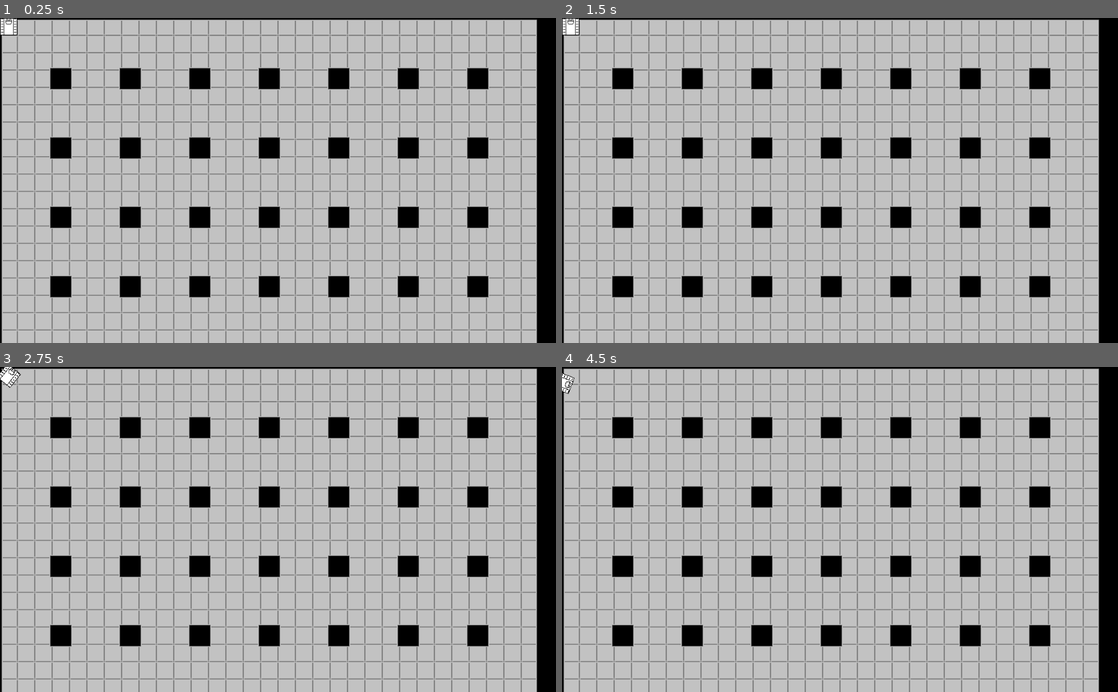
Above: before the commit, frames 1-4 (two rows, left to right).
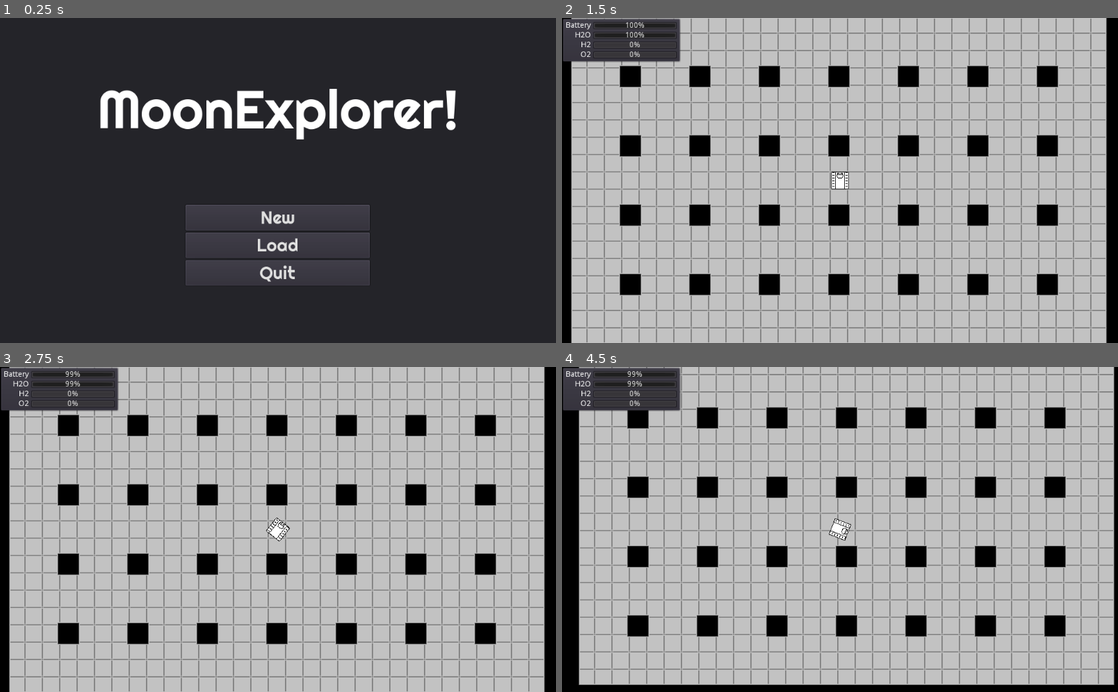
Above: after the commit, the same moments.

Repository: agrutter87/MoonExplorer
Game: Godot game, scene res://Scenes/MainMenu.tscn
Same seed, same stepped clock (60 frames per second), same inputs: the game is played once before the commit and once after it. Before the commit the project starts from res://Scenes/MoonExplorerGame.tscn.
Inputs (mouse positions are in pixels of both pictures, inside the frame that each line leads up to):
- Up to frame 1 (0.25 s): no input
- Up to frame 2 (1.5 s): click (840, 245) at 0.5 s, where only the run after the commit has a clickable "Load"; click (840, 216) at 1.25 s, where only the run after the commit has a clickable "New"
- Up to frame 3 (2.75 s): tap Enter at 2 s; hold Right from 2.03 s (still down)
- Up to frame 4 (4.5 s): release Right at 2.78 s; hold Down 2.78-3.53 s; hold Right 3.53-4.28 s; hold Up from 4.28 s (still down)

The runs differ from the first frame. In frame 1, 100% of the frame differs, in the area x 0-100%, y 0-100%; in frame 2, 32%; in frame 3, 32%; in frame 4, 41%.

Commit message:
Added GUI and new mechanics
• Added Main Menu
• Added Resources UI
• Added basic mechanics for resource management

Diff:
--- /dev/null
+++ b/Scenes/MainMenu.tscn
@@ -0,0 +1,96 @@
+[gd_scene load_steps=5 format=2]
+
+[ext_resource path="res://Scripts/MainMenu.gd" type="Script" id=1]
+[ext_resource path="res://Fonts/Righteous-Regular.ttf" type="DynamicFontData" id=2]
+
+[sub_resource type="DynamicFont" id=1]
+size = 100
+font_data = ExtResource( 2 )
+
+[sub_resource type="DynamicFont" id=2]
+size = 32
+font_data = ExtResource( 2 )
+
+[node name="MainMenu" type="Panel"]
+anchor_right = 1.0
+anchor_bottom = 1.0
+script = ExtResource( 1 )
+
+[node name="VBoxContainer" type="VBoxContainer" parent="."]
+anchor_right = 1.0
+anchor_bottom = 1.0
+custom_constants/separation = 10
+alignment = 1
+
+[node name="TopSpacerControl" type="Control" parent="VBoxContainer"]
+margin_right = 1024.0
+margin_bottom = 95.0
+size_flags_vertical = 3
+
+[node name="TitleLabel" type="Label" parent="VBoxContainer"]
+margin_top = 105.0
+margin_right = 1024.0
+margin_bottom = 230.0
+size_flags_vertical = 6
+custom_fonts/font = SubResource( 1 )
+text = "MoonExplorer!"
+align = 1
+
+[node name="MidSpacerControl" type="Control" parent="VBoxContainer"]
+margin_top = 240.0
+margin_right = 1024.0
+margin_bottom = 335.0
+size_flags_vertical = 3
+
+[node name="HBoxContainer" type="HBoxContainer" parent="VBoxContainer"]
+margin_top = 345.0
+margin_right = 1024.0
+margin_bottom = 494.0
+alignment = 1
+
+[node name="LeftSpacerControl" type="Control" parent="VBoxContainer/HBoxContainer"]
+margin_right = 338.0
+margin_bottom = 149.0
+size_flags_horizontal = 3
+
+[node name="VBoxContainer" type="VBoxContainer" parent="VBoxContainer/HBoxContainer"]
+margin_left = 342.0
+margin_right = 680.0
+margin_bottom = 149.0
+size_flags_horizontal = 3
+
+[node name="NewButton" type="Button" parent="VBoxContainer/HBoxContainer/VBoxContainer"]
+margin_right = 338.0
+margin_bottom = 47.0
+custom_fonts/font = SubResource( 2 )
+text = "New"
+
+[node name="LoadButton" type="Button" parent="VBoxContainer/HBoxContainer/VBoxContainer"]
+margin_top = 51.0
+margin_right = 338.0
+margin_bottom = 98.0
+custom_fonts/font = SubResource( 2 )
+text = "Load"
+
+[node name="QuitButton" type="Button" parent="VBoxContainer/HBoxContainer/VBoxContainer"]
+margin_top = 102.0
+margin_right = 338.0
+margin_bottom = 149.0
+custom_fonts/font = SubResource( 2 )
+text = "Quit"
+
+[node name="RightSpacerControl" type="Control" parent="VBoxContainer/HBoxContainer"]
+margin_left = 684.0
+margin_right = 1024.0
+margin_bottom = 149.0
+size_flags_horizontal = 3
+
+[node name="SpacerLabel2" type="Label" parent="VBoxContainer"]
+margin_top = 504.0
+margin_right = 1024.0
+margin_bottom = 600.0
+size_flags_vertical = 3
+align = 1
+[connection signal="pressed" from="VBoxContainer/HBoxContainer/VBoxContainer/NewButton" to="." method="_on_NewButton_pressed"]
+[connection signal="pressed" from="VBoxContainer/HBoxContainer/VBoxContainer/LoadButton" to="." method="_on_LoadButton_pressed"]
+[connection signal="pressed" from="VBoxContainer/HBoxContainer/VBoxContainer/QuitButton" to="." method="_on_QuitButton_pressed"]
--- a/Scenes/MoonExplorerGame.tscn
+++ b/Scenes/MoonExplorerGame.tscn
@@ -1,16 +1,32 @@
-[gd_scene load_steps=3 format=2]
+[gd_scene load_steps=6 format=2]
 
-[ext_resource path="res://Resources/Tilesets/moon_tileset.tres" type="TileSet" id=1]
-[ext_resource path="res://Scenes/Rover.tscn" type="PackedScene" id=2]
+[ext_resource path="res://Scripts/MoonExplorerGame.gd" type="Script" id=1]
+[ext_resource path="res://Resources/Tilesets/moon_tileset.tres" type="TileSet" id=2]
+[ext_resource path="res://Scenes/Rover.tscn" type="PackedScene" id=3]
+[ext_resource path="res://Scenes/ResourcesUI.tscn" type="PackedScene" id=4]
+[ext_resource path="res://Scenes/ResourcesUI.gd" type="Script" id=5]
 
 [node name="MoonExplorerGame" type="Node"]
+script = ExtResource( 1 )
 
 [node name="Tilemap" type="TileMap" parent="."]
-tile_set = ExtResource( 1 )
+tile_set = ExtResource( 2 )
 cell_size = Vector2( 32, 32 )
 format = 1
 tile_data = PoolIntArray( -1, 1, 0, -65536, 1, 0, -65535, 1, 0, -65534, 1, 0, -65533, 1, 0, -65532, 1, 0, -65531, 1, 0, …(11776 unchanged characters)…
 
-[node name="Rover" parent="." instance=ExtResource( 2 )]
+[node name="Rover" parent="." instance=ExtResource( 3 )]
+position = Vector2( 497.574, 304.4 )
 linear_damp = 25.0
 angular_damp = 5.0
+
+[node name="Camera2D" type="Camera2D" parent="."]
+anchor_mode = 0
+current = true
+
+[node name="ResourcesUI" parent="." instance=ExtResource( 4 )]
+script = ExtResource( 5 )
+[connection signal="update_battery" from="Rover" to="ResourcesUI" method="_on_Rover_update_battery"]
+[connection signal="update_hydrogen" from="Rover" to="ResourcesUI" method="_on_Rover_update_hydrogen"]
+[connection signal="update_oxygen" from="Rover" to="ResourcesUI" method="_on_Rover_update_oxygen"]
+[connection signal="update_water" from="Rover" to="ResourcesUI" method="_on_Rover_update_water"]
--- /dev/null
+++ b/Scenes/ResourcesUI.gd
@@ -0,0 +1,20 @@
+extends CanvasLayer
+
+# Called when the node enters the scene tree for the first time.
+func _ready():
+	pass
+
+func _on_Rover_update_battery(new_value):
+	$PanelContainer/HBoxContainer/ProgressVBoxContainer/BatteryProgressBar.value = new_value
+
+
+func _on_Rover_update_hydrogen(new_value):
+	$PanelContainer/HBoxContainer/ProgressVBoxContainer/HydrogenProgressBar.value = new_value
+
+
+func _on_Rover_update_oxygen(new_value):
+	$PanelContainer/HBoxContainer/ProgressVBoxContainer/OxygenProgressBar.value = new_value
+
+
+func _on_Rover_update_water(new_value):
+	$PanelContainer/HBoxContainer/ProgressVBoxContainer/WaterProgressBar.value = new_value
--- /dev/null
+++ b/Scenes/ResourcesUI.tscn
@@ -0,0 +1,77 @@
+[gd_scene format=2]
+
+[node name="UI" type="CanvasLayer"]
+
+[node name="PanelContainer" type="PanelContainer" parent="."]
+margin_right = 219.0
+margin_bottom = 82.0
+
+[node name="HBoxContainer" type="HBoxContainer" parent="PanelContainer"]
+margin_left = 7.0
+margin_top = 7.0
+margin_right = 212.0
+margin_bottom = 75.0
+
+[node name="LabelVBoxContainer" type="VBoxContainer" parent="PanelContainer/HBoxContainer"]
+margin_right = 46.0
+margin_bottom = 68.0
+
+[node name="BatteryLabel" type="Label" parent="PanelContainer/HBoxContainer/LabelVBoxContainer"]
+margin_right = 46.0
+margin_bottom = 14.0
+text = "Battery"
+align = 2
+
+[node name="WaterLabel" type="Label" parent="PanelContainer/HBoxContainer/LabelVBoxContainer"]
+margin_top = 18.0
+margin_right = 46.0
+margin_bottom = 32.0
+text = "H2O"
+align = 2
+
+[node name="HydrogenLabel" type="Label" parent="PanelContainer/HBoxContainer/LabelVBoxContainer"]
+margin_top = 36.0
+margin_right = 46.0
+margin_bottom = 50.0
+text = "H2"
+align = 2
+
+[node name="OxygenLabel" type="Label" parent="PanelContainer/HBoxContainer/LabelVBoxContainer"]
+margin_top = 54.0
+margin_right = 46.0
+margin_bottom = 68.0
+text = "O2"
+align = 2
+
+[node name="ProgressVBoxContainer" type="VBoxContainer" parent="PanelContainer/HBoxContainer"]
+margin_left = 50.0
+margin_right = 205.0
+margin_bottom = 68.0
+size_flags_horizontal = 3
+
+[node name="BatteryProgressBar" type="ProgressBar" parent="PanelContainer/HBoxContainer/ProgressVBoxContainer"]
+margin_right = 155.0
+margin_bottom = 14.0
+size_flags_horizontal = 3
+value = 100.0
+
+[node name="WaterProgressBar" type="ProgressBar" parent="PanelContainer/HBoxContainer/ProgressVBoxContainer"]
+margin_top = 18.0
+margin_right = 155.0
+margin_bottom = 32.0
+size_flags_horizontal = 3
+value = 100.0
+
+[node name="HydrogenProgressBar" type="ProgressBar" parent="PanelContainer/HBoxContainer/ProgressVBoxContainer"]
+margin_top = 36.0
+margin_right = 155.0
+margin_bottom = 50.0
+size_flags_horizontal = 3
+value = 100.0
+
+[node name="OxygenProgressBar" type="ProgressBar" parent="PanelContainer/HBoxContainer/ProgressVBoxContainer"]
+margin_top = 54.0
+margin_right = 155.0
+margin_bottom = 68.0
+size_flags_horizontal = 3
+value = 100.0
--- /dev/null
+++ b/Scripts/MainMenu.gd
@@ -0,0 +1,18 @@
+extends Panel
+
+signal new_button_pressed
+signal load_button_pressed
+signal quit_button_pressed
+
+
+func _on_NewButton_pressed():
+	emit_signal("new_button_pressed")
+	get_tree().change_scene("res://Scenes/MoonExplorerGame.tscn")
+
+
+func _on_LoadButton_pressed():
+	emit_signal("load_button_pressed")
+
+
+func _on_QuitButton_pressed():
+	emit_signal("quit_button_pressed")
--- /dev/null
+++ b/Scripts/MoonExplorerGame.gd
@@ -0,0 +1,4 @@
+extends Node
+
+func _process(delta):
+	$Camera2D.translate($Rover.position - $Camera2D.position - $Camera2D.get_viewport().get_visible_rect().size / 2)
--- a/Scripts/Rover.gd
+++ b/Scripts/Rover.gd
@@ -2,13 +2,27 @@
 
 export var rover_acceleration = 10
 
+const BATTERY_USAGE = 0.0005
+const WATER_TO_BATTERY = 0.1
+const WATER_TO_HYDROGEN = 0.1
+const WATER_TO_OXYGEN = 0.1
+const SOLAR_TO_BATTERY = 0.1
+export var max_battery = 100
+export var max_water = 100
+export var max_hydrogen = 100
+export var max_oxygen = 100
+var battery = 100
+var water = 100
+var hydrogen = 0
+var oxygen = 0
+signal update_battery(new_value)
+signal update_water(new_value)
+signal update_hydrogen(new_value)
+signal update_oxygen(new_value)
+
 const TRACK_WIDTH = 24
 var left_track_accel = 0
 var right_track_accel = 0
-
-func _ready():
-	pass
-# Called every frame. 'delta' is the elapsed time since the previous frame.
 
 func _process(delta):
 	var new_left_accel = 0
@@ -51,10 +65,24 @@
 	$LeftTrackAnimatedSprite.speed_scale = linear_velocity.length() + abs(angular_velocity * (TRACK_WIDTH / 2))
 	$RightTrackAnimatedSprite.speed_scale = linear_velocity.length() + abs(angular_velocity * (TRACK_WIDTH / 2))
 
+	# Convert water to electricity, hydrogen, and oxygen
+	if(battery < max_battery):
+		battery += (WATER_TO_BATTERY + SOLAR_TO_BATTERY) * delta
+		water -= WATER_TO_BATTERY * delta
+		hydrogen += WATER_TO_HYDROGEN * delta
+		oxygen += WATER_TO_OXYGEN * delta
+
+	# Update GUI progress bars
+	emit_signal("update_battery", battery)
+	emit_signal("update_water", water)
+	emit_signal("update_hydrogen", hydrogen)
+	emit_signal("update_oxygen", oxygen)
+
 func _physics_process(delta):
-	# Move rover depending on the left and right track behavior
-	apply_impulse(Vector2(0,0), (Vector2(0, -(left_track_accel + right_track_accel)).rotated(rotation)))
-	apply_torque_impulse(left_track_accel - right_track_accel)
-
-func _on_Rover_body_entered(body):
-	print("Entered")
+	if(battery >= (left_track_accel + right_track_accel)):
+		# Move rover depending on the left and right track behavior
+		apply_impulse(Vector2(0,0), (Vector2(0, -(left_track_accel + right_track_accel)).rotated(rotation)))
+		battery -= ((left_track_accel + right_track_accel) * BATTERY_USAGE)
+	if(battery >= abs(left_track_accel - right_track_accel)):
+		apply_torque_impulse(left_track_accel - right_track_accel)
+		battery -= (abs(left_track_accel - right_track_accel) * BATTERY_USAGE)
--- a/project.godot
+++ b/project.godot
@@ -16,7 +16,7 @@
 [application]
 
 config/name="MoonExplorer"
-run/main_scene="res://Scenes/MoonExplorerGame.tscn"
+run/main_scene="res://Scenes/MainMenu.tscn"
 config/icon="res://icon.png"
 
 [rendering]
Not shown, added: Fonts/OFL.txt
Binary file added: Fonts/Righteous-Regular.ttf
Not shown, changed: Export/WindowsDesktop/MoonExplorer.pck
